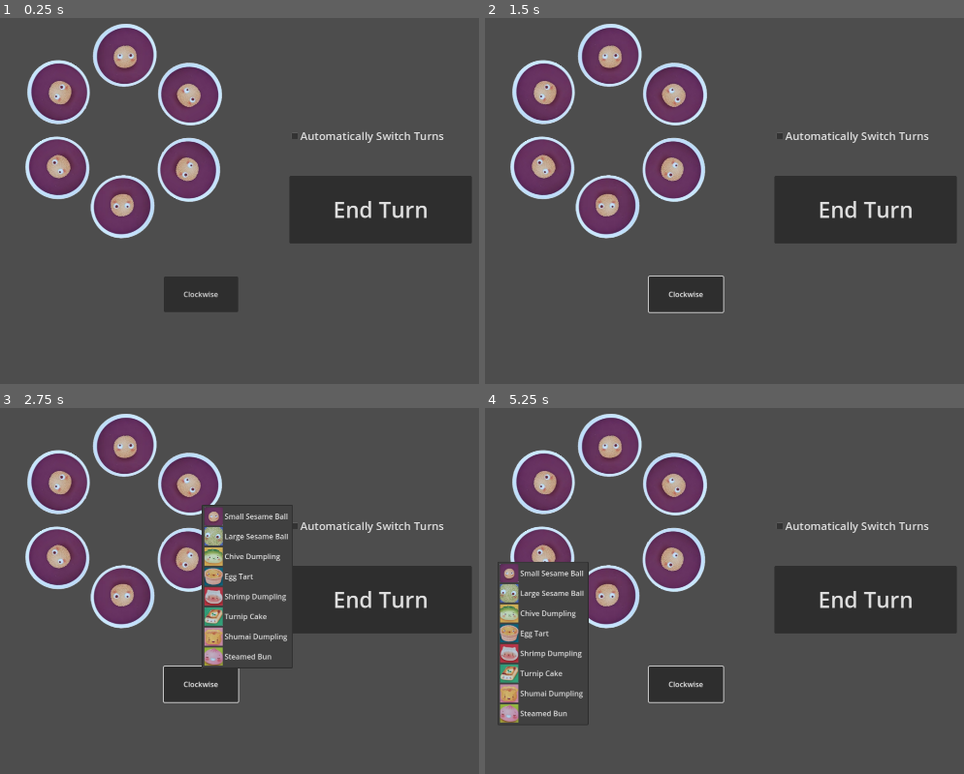
Above: before the commit, frames 1-4 (two rows, left to right).
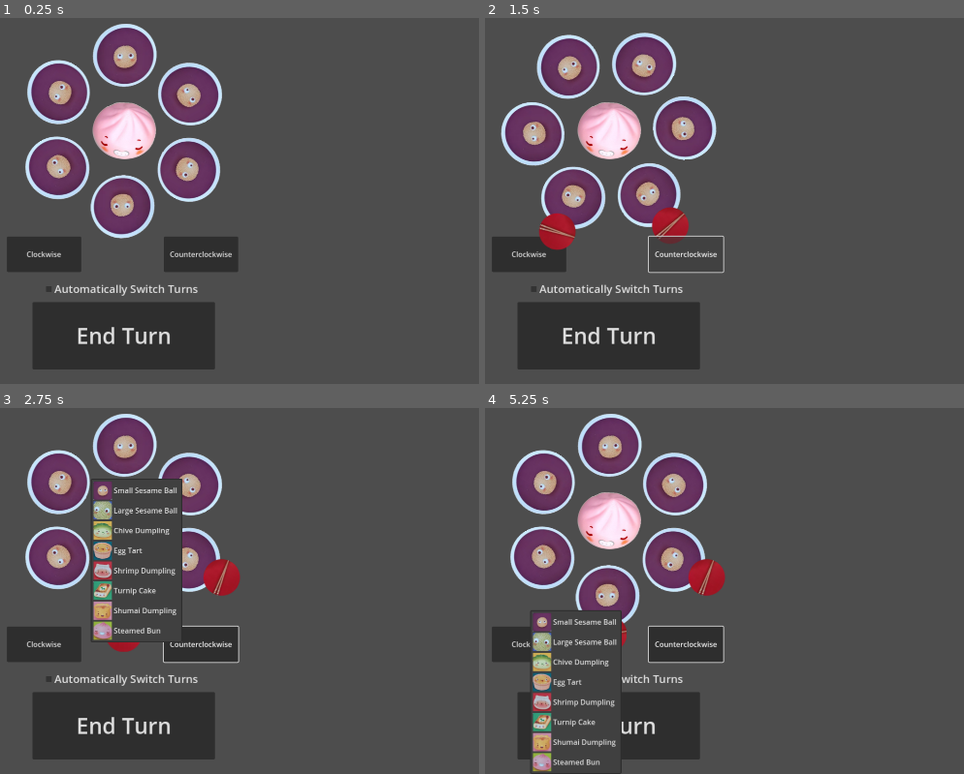
Above: after the commit, the same moments.

Repository: BrandonChang1/CPSC481AIsushidimsum
Game: Godot game, scene res://main.tscn
Same seed, same stepped clock (60 frames per second), same inputs: the game is played once before the commit and once after it.
Inputs (mouse positions are in pixels of both pictures, inside the frame that each line leads up to; where the layout moved, square brackets give the same spot in the first picture):
- Up to frame 1 (0.25 s): no input
- Up to frame 2 (1.5 s): click "Clockwise" at 0.5 s; click (686, 255) at 1.25 s, where only the run after the commit has a clickable "Counterclockwise"
- Up to frame 3 (2.75 s): click (124, 444) [191, 484] at 2 s
- Up to frame 4 (5.25 s): click (676, 484) [671, 558] at 2.75 s; click (671, 558) [609, 598] at 3.5 s; click (609, 598) [542, 558] at 4.25 s; click (542, 558) [542, 481] at 5 s

The runs differ from the first frame. In frame 1, 20% of the frame differs, in the area x 1-99%, y 23-97%; in frame 2, 32%, in the area x 1-99%, y 1-97%; in frame 3, 25%; in frame 4, 21%.
Error before the commit: Parse Error: Too many arguments for "add_text()" call. Expected at most 1 but received 2. (res://chopstick.gd:21)

Commit message:
CCW button works

Diff:
--- a/chopstick.gd
+++ b/chopstick.gd
@@ -18,4 +18,4 @@
 	if count > 0:
 		self.add_image(chopsticks_image)
 	if count > 1:
-		self.add_text(" ", str(count))
+		self.add_text(" "+str(count))
--- a/main.tscn
+++ b/main.tscn
@@ -11,20 +11,13 @@
 [ext_resource type="Texture2D" uid="uid://bvevxkj6ufquj" path="res://images/steamed_sq.png" id="8_k300g"]
 [ext_resource type="Script" path="res://bowl.gd" id="10_m761y"]
 [ext_resource type="Script" path="res://chopstick.gd" id="12_1jv5p"]
+[ext_resource type="Texture2D" uid="uid://lq6x5plb66g6" path="res://images/steamedbun.png" id="12_kd18h"]
 
 [sub_resource type="GDScript" id="GDScript_pa3jy"]
 script/source = "#the menubuttons should show choices left to right, or in a grid, but whatever
 #make a large dining table for the background
 # for opponents, do simple label counter, for yourself do stacked icons
 extends Control
-
-var bowls = []
-var chopsticks = []
-var rotations_start = [0, 2*PI/6, 2*PI/6 * 2, 2*PI/6 * 3, 2*PI/6 * 4, 2*PI/6 * 5] # need to use radians. if degrees, floating point bullshit occurs
-var rotation_degrees_remaining:int = 0
-# should add more logic to this. 0th element is distance from each bowl to player1, etc. if only 2 player, other player always has 3 - current
-var distances = [[3, 2, 1, 0, 1, 2], [0, 1, 2, 3, 2, 1]] # seeded with the starting distances. need as many elements as there are players.
-var chopsticks_count = [0, 0, 0, 0, 0, 0]
 
 enum {
 	small_sesame,
@@ -40,11 +33,21 @@
 enum {
 	player1,
 	player2,
-	#player3,
-	#player4,
-	#player5,
-	#player6
+	player3,
+	player4,
+	player5,
+	player6,
+	nobody
 }
+
+var bowls = []
+var chopsticks = []
+var rotations_start = [0, 2*PI/6, 2*PI/6 * 2, 2*PI/6 * 3, 2*PI/6 * 4, 2*PI/6 * 5] # need to use radians. if degrees, floating point bullshit occurs
+var rotation_degrees_remaining:int = 0
+# should add more logic to this. 0th element is distance from each bowl to player1, etc. if only 2 player, other player always has 3 - current
+var distances = [[3, 2, 1, 0, 1, 2], [0, 1, 2, 3, 2, 1]] # seeded with the starting distances. need as many elements as there are players.
+var chopsticks_count = [0, 0, 0, 0, 0, 0]
+var steamed_bun_owner: int = nobody
 
 const num_players = 2
 var current_player = 0
@@ -70,10 +73,13 @@
 # Called every frame. 'delta' is the elapsed time since the previous frame.
 func _process(delta: float) -> void:
 	if rotation_degrees_remaining != 0:
-		get_tree().call_group(\"rotators\", \"rotate\", 2)
+		var modifier:int = 1
+		if rotation_degrees_remaining < 0:
+			modifier = -1
+		get_tree().call_group(\"rotators\", \"rotate\", 3 * modifier)
 		#for n in 6:
 			#bowls[n].set_rotation_degrees(bowls[n].get_rotation_degrees() + 2)
-		rotation_degrees_remaining -= 2
+		rotation_degrees_remaining -= 3 * modifier
 
 func _on_menu_button_food_taken(bowl: int, taken: int, revealed: int) -> void:
 	player_foods[current_player][taken] += 1
@@ -119,7 +125,10 @@
 					temp = distances[n].pop_front()
 					distances[n].push_back(temp)
 
-			distance -= 1
+			if distance > 0:
+				distance -= 1
+			if distance < 0:
+				distance += 1
 
 		print(\"Distances: \", distances)
 
@@ -411,84 +420,99 @@
 
 [node name="EndTurn" type="Button" parent="."]
 layout_mode = 0
-offset_left = 1227.0
-offset_top = 643.0
-offset_right = 1627.0
-offset_bottom = 791.0
+offset_left = 664.0
+offset_top = 920.0
+offset_right = 1064.0
+offset_bottom = 1068.0
 theme_override_font_sizes/font_size = 48
 text = "End Turn"
 
 [node name="CheckBox" type="CheckBox" parent="."]
 layout_mode = 0
-offset_left = 1227.0
-offset_top = 512.0
-offset_right = 1622.0
-offset_bottom = 598.0
+offset_left = 688.0
+offset_top = 848.0
+offset_right = 1083.0
+offset_bottom = 934.0
 theme_override_font_sizes/font_size = 24
 text = "Automatically Switch Turns"
 
-[node name="Button" type="Button" parent="."]
-layout_mode = 0
-offset_left = 952.0
-offset_top = 864.0
-offset_right = 1115.0
-offset_bottom = 942.0
+[node name="Clockwise" type="Button" parent="."]
+layout_mode = 0
+offset_left = 608.0
+offset_top = 776.0
+offset_right = 771.0
+offset_bottom = 854.0
 text = "Clockwise"
 
 [node name="Chopstick0" type="RichTextLabel" parent="." groups=["chopsticks", "rotators"]]
 layout_mode = 0
-offset_left = 808.0
+offset_left = 824.0
 offset_top = 256.0
-offset_right = 920.0
+offset_right = 936.0
 offset_bottom = 368.0
-pivot_offset = Vector2(56, 288)
+pivot_offset = Vector2(40, 288)
 theme_override_font_sizes/normal_font_size = 32
 script = ExtResource("12_1jv5p")
 
 [node name="Chopstick1" type="RichTextLabel" parent="." groups=["chopsticks", "rotators"]]
-offset_left = 808.0
+offset_left = 824.0
 offset_top = 256.0
-offset_right = 920.0
+offset_right = 936.0
 offset_bottom = 368.0
-pivot_offset = Vector2(56, 288)
+pivot_offset = Vector2(40, 288)
 theme_override_font_sizes/normal_font_size = 32
 script = ExtResource("12_1jv5p")
 
 [node name="Chopstick2" type="RichTextLabel" parent="." groups=["chopsticks", "rotators"]]
-offset_left = 808.0
+offset_left = 824.0
 offset_top = 256.0
-offset_right = 920.0
+offset_right = 936.0
 offset_bottom = 368.0
-pivot_offset = Vector2(56, 288)
+pivot_offset = Vector2(40, 288)
 theme_override_font_sizes/normal_font_size = 32
 script = ExtResource("12_1jv5p")
 
 [node name="Chopstick3" type="RichTextLabel" parent="." groups=["chopsticks", "rotators"]]
-offset_left = 808.0
+offset_left = 824.0
 offset_top = 256.0
-offset_right = 920.0
+offset_right = 936.0
 offset_bottom = 368.0
-pivot_offset = Vector2(56, 288)
+pivot_offset = Vector2(40, 288)
 theme_override_font_sizes/normal_font_size = 32
 script = ExtResource("12_1jv5p")
 
 [node name="Chopstick4" type="RichTextLabel" parent="." groups=["chopsticks", "rotators"]]
-offset_left = 808.0
+offset_left = 824.0
 offset_top = 256.0
-offset_right = 920.0
+offset_right = 936.0
 offset_bottom = 368.0
-pivot_offset = Vector2(56, 288)
+pivot_offset = Vector2(40, 288)
 theme_override_font_sizes/normal_font_size = 32
 script = ExtResource("12_1jv5p")
 
 [node name="Chopstick5" type="RichTextLabel" parent="." groups=["chopsticks", "rotators"]]
-offset_left = 808.0
+offset_left = 824.0
 offset_top = 256.0
-offset_right = 920.0
+offset_right = 936.0
 offset_bottom = 368.0
-pivot_offset = Vector2(56, 288)
+pivot_offset = Vector2(40, 288)
 theme_override_font_sizes/normal_font_size = 32
 script = ExtResource("12_1jv5p")
+
+[node name="SteamedCenter" type="TextureRect" parent="."]
+layout_mode = 0
+offset_left = 796.0
+offset_top = 480.0
+offset_right = 936.0
+offset_bottom = 606.0
+texture = ExtResource("12_kd18h")
+
+[node name="CCwise" type="Button" parent="."]
+offset_left = 952.0
+offset_top = 776.0
+offset_right = 1115.0
+offset_bottom = 854.0
+text = "Counterclockwise"
 
 [connection signal="food_taken" from="Bowl0" to="." method="_on_menu_button_food_taken"]
 [connection signal="food_taken" from="Bowl1" to="." method="_on_menu_button_food_taken"]
@@ -498,4 +522,5 @@
 [connection signal="food_taken" from="Bowl5" to="." method="_on_menu_button_food_taken"]
 [connection signal="pressed" from="EndTurn" to="." method="_on_button_pressed" binds= ["turn"]]
 [connection signal="toggled" from="CheckBox" to="." method="_on_check_box_toggled"]
-[connection signal="pressed" from="Button" to="." method="_on_button_pressed" binds= ["cw"]]
+[connection signal="pressed" from="Clockwise" to="." method="_on_button_pressed" binds= ["cw"]]
+[connection signal="pressed" from="CCwise" to="." method="_on_button_pressed" binds= ["ccw"]]
Binary file added: images/steamedbun.png
Not shown, added: images/steamedbun.png.import
Not shown: 1 places in main.tscn that only renumber resources
Binary file added: steamedbun.jpeg
Not shown, added: steamedbun.jpeg.import
Not shown, added: steamedbun.xcf
